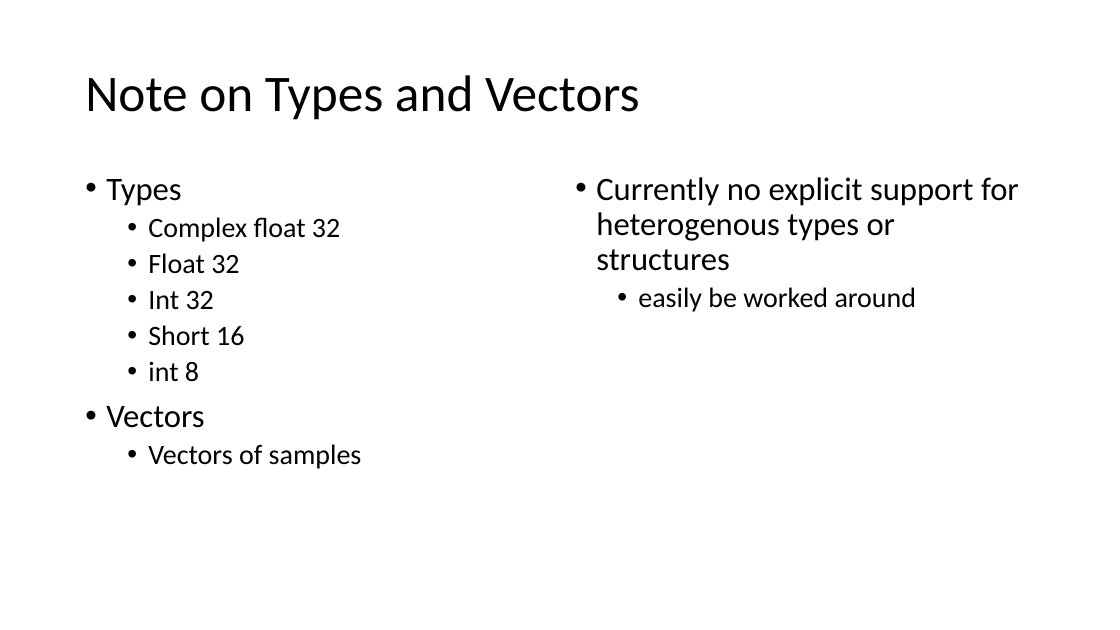
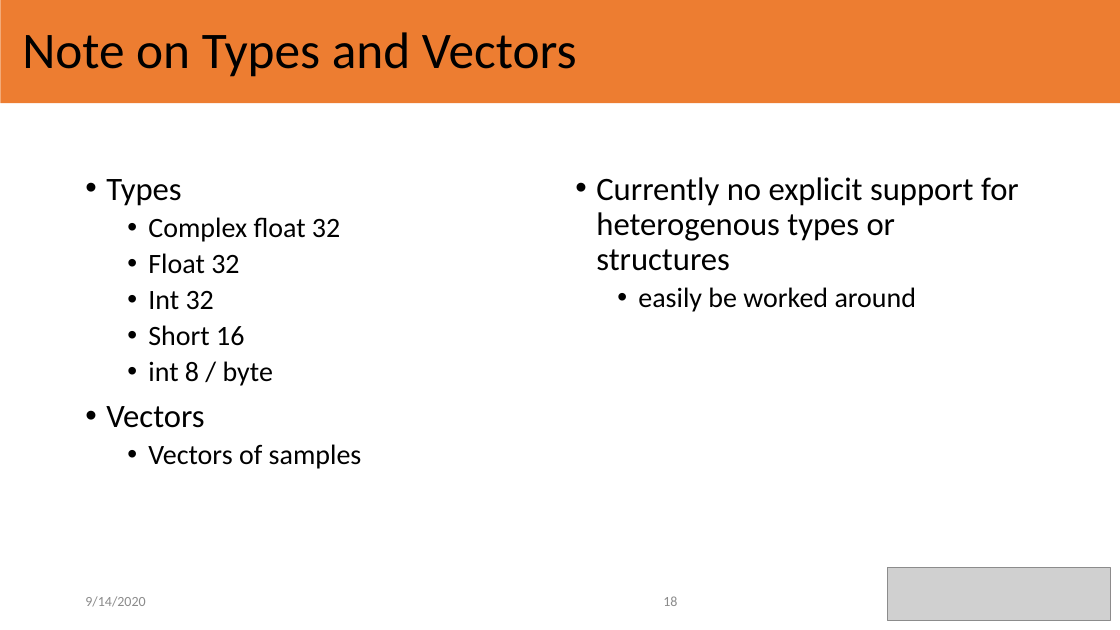
Before and after one commit to TheWylieStCoyote/writing_GNURadio_blocks_python, a slide deck: slide 18 of Presentation_workshop.pptx. Drawn at 1120x630 pixels with LibreOffice and Linux fonts; fonts in the diff are those of the drawing; grey boxes stand for pictures. Boxes give left, top, right and bottom in pixels: in the first picture for what was removed or moved away, otherwise in the second. Text is boxed around its words. In the diff, an @@ line names an element or a change of style, - is before the commit and + after.

```diff
--- a/Presentation_workshop.pptx
+++ b/Presentation_workshop.pptx
@@ rectangle added at box(1, 0, 1120, 103), fill #ED7D31 @@
@@ title "Note on Types and Vectors": place and size @@
-title "Note on Types and Vectors" at box(85, 75, 640, 120)
+title "Note on Types and Vectors" at box(22, 32, 577, 77)
@@ text at box(148, 361, 273, 386): text changed @@
-  • int 8
+  • int 8 / byte
@@ picture added at box(887, 567, 1110, 621) @@
@@ text added at box(85, 596, 145, 607), 12 pt, text #8C8C8C @@
+9/14/2020
@@ page number added at box(663, 596, 677, 606), 12 pt, text #8C8C8C @@
+18
```
Also in this commit, not shown: 27 other slides changed, 1 other file.
